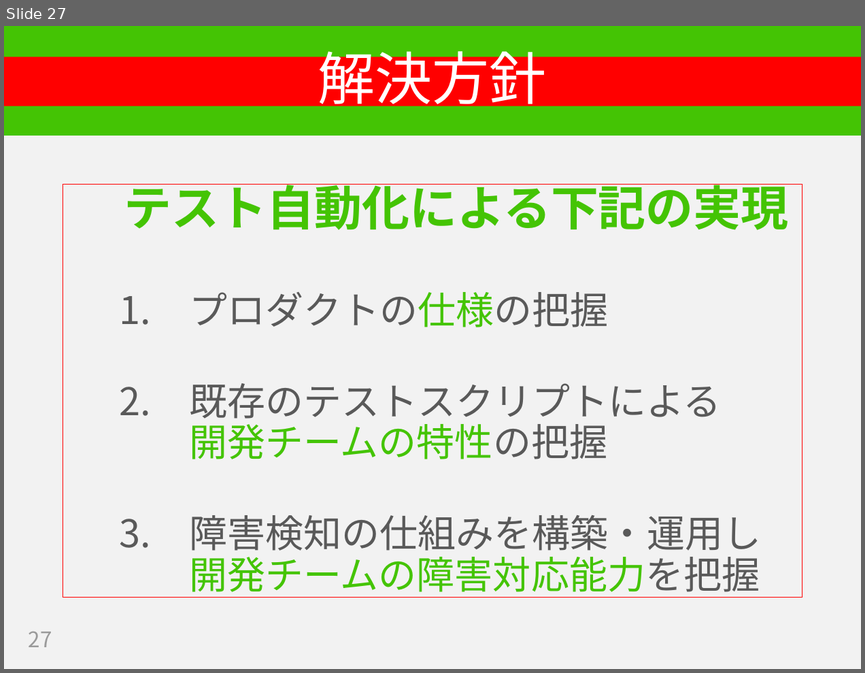
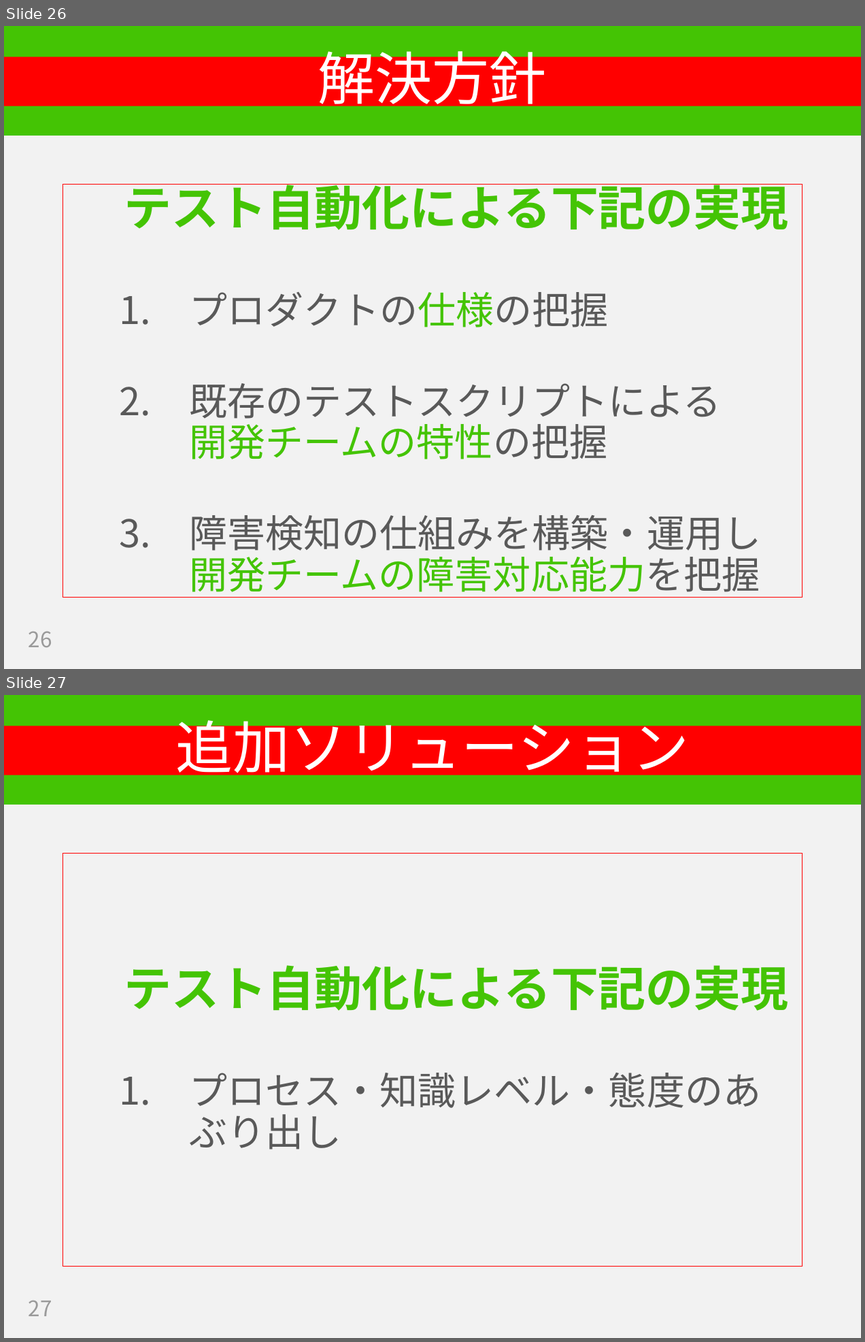
Before and after one commit to hageyahhoo/RSGT2018, a slide deck: SET_PO_ja.pptx. Shown one above the other, each under a label of ours: slide 27 before the commit, slides 26 and 27 after it. The pictures are 865x673 and 865x1342 pixels, drawn with LibreOffice and Linux fonts; fonts in the diff are those of the drawing. Boxes give left, top, right and bottom in pixels: in the first picture for what was removed or moved away, otherwise in the second. Text is boxed around its words. In the diff, an @@ line names an element or a change of style, - is before the commit and + after.

```diff
--- a/SET_PO_ja.pptx
+++ b/SET_PO_ja.pptx
@@ slide 27 added at (x1=4, y1=695, x2=861, y2=1338), background #F2F2F2; not listed: 1 template element that a slide beside it also shows @@
@@ title added at (x1=4, y1=726, x2=861, y2=775), fill #FF0000, 48 pt, text #FFFFFF @@
+追加ソリューション
@@ text added at (x1=63, y1=853, x2=802, y2=1266), outline #FF0000 0.75 pt, 32 pt, text #595959 @@
+  テスト自動化による下記の実現
+  1. プロセス・知識レベル・態度のあぶり出し
@@ page number added at (x1=28, y1=1300, x2=52, y2=1316), 18 pt, text #9B9B9B @@
+27
@@ what was slide 27 is now slide 26 @@
@@ page number at (x1=28, y1=631, x2=52, y2=647): text changed @@
-27
+26
```
Also in this commit, not shown: 11 slides changed, 5 other slides added, 3 slides removed.
